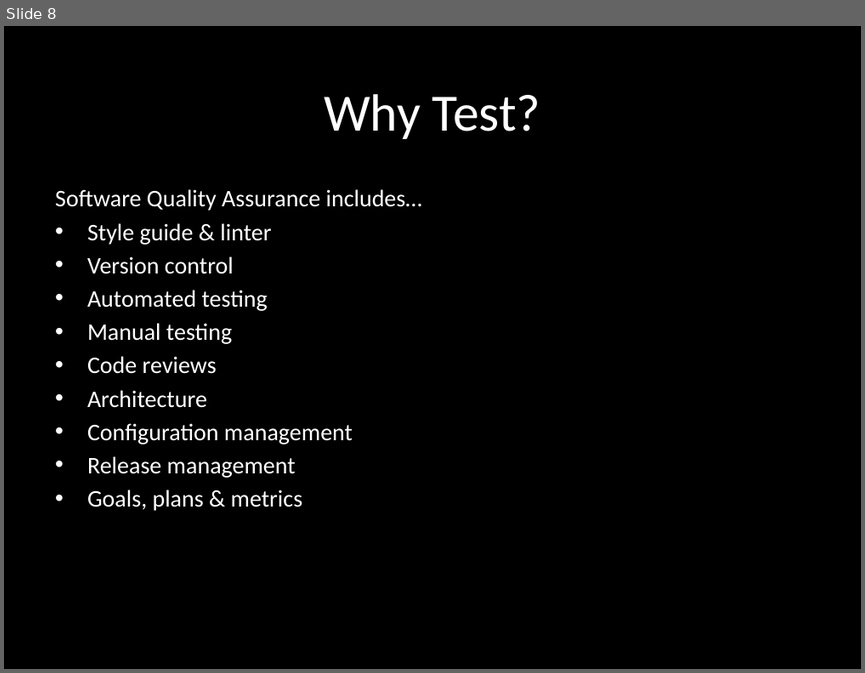
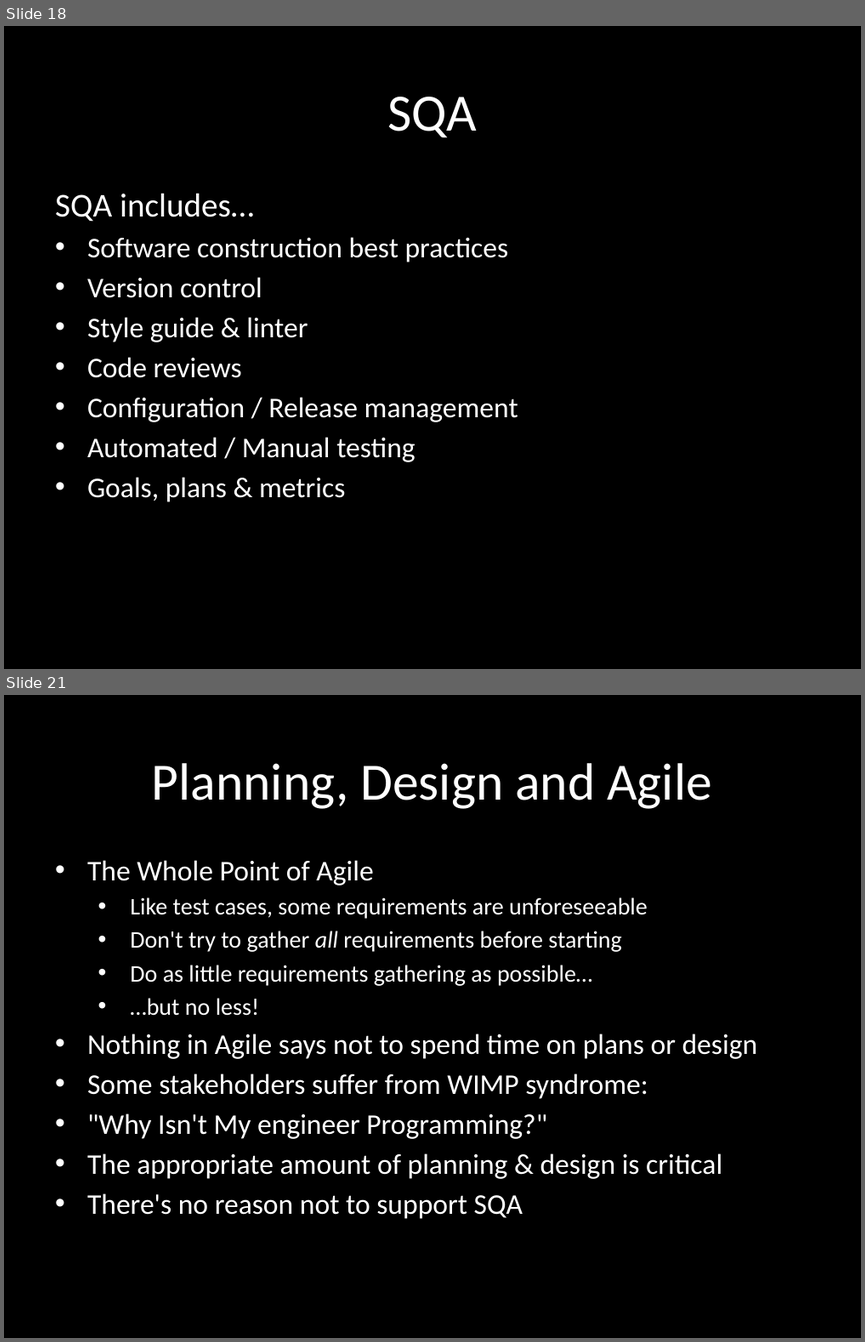
Before and after one commit to eliasjames/training-sqa, a slide deck: slides/TDD Day 1.pptx. Shown one above the other, each under a label of ours: slide 8 before the commit, slides 18 and 21 after it; the slides between them are not shown. The pictures are 865x673 and 865x1342 pixels, drawn with LibreOffice and Linux fonts; fonts in the diff are those of the drawing. Boxes give left, top, right and bottom in pixels: in the first picture for what was removed or moved away, otherwise in the second. Text is boxed around its words. In the diff, an @@ line names an element or a change of style, - is before the commit and + after.

```diff
--- a/slides/TDD Day 1.pptx
+++ b/slides/TDD Day 1.pptx
@@ slide 21 added at bbox=[4, 695, 861, 1338], background #000000 @@
@@ title added at bbox=[152, 763, 711, 809], 44 pt, text #FFFFFF @@
+Planning, Design and Agile
@@ subtitle added at bbox=[87, 860, 758, 1219], 24 pt, text #FFFFFF @@
+• The Whole Point of Agile
+  • Like test cases, some requirements are unforeseeable
+  • Don't try to gather all requirements before starting
+  • Do as little requirements gathering as possible…
+  • …but no less!
+• Nothing in Agile says not to spend time on plans or design
+• Some stakeholders suffer from WIMP syndrome:
+• "Why Isn't My engineer Programming?"
+• The appropriate amount of planning & design is critical
+• There's no reason not to support SQA
@@ what was slide 8 is now slide 18 @@
@@ slide 18 changed as well @@
@@ title at bbox=[387, 97, 477, 137]: text changed @@
-Why Test?
+SQA
@@ subtitle at bbox=[55, 193, 509, 298]: text changed; size 20 to 24 pt @@
-Software Quality Assurance includes…
+SQA includes…
+• Software construction best practices
+• Version control
@@ subtitle at bbox=[87, 256, 268, 344]: paragraphs removed @@
-• Version control
-• Automated testing
-• Manual testing
@@ subtitle at bbox=[87, 317, 345, 502]: size 20 to 24 pt in "Style guide & linter", "Code reviews", "Goals, plans & metrics" @@
@@ subtitle at bbox=[87, 397, 518, 462]: text changed; size 20 to 24 pt @@
-• Architecture
-• Configuration management
-• Release management
+• Configuration / Release management
+• Automated / Manual testing
```
Also in this commit, not shown: 6 other slides changed, 20 other slides added, 17 slides removed.
